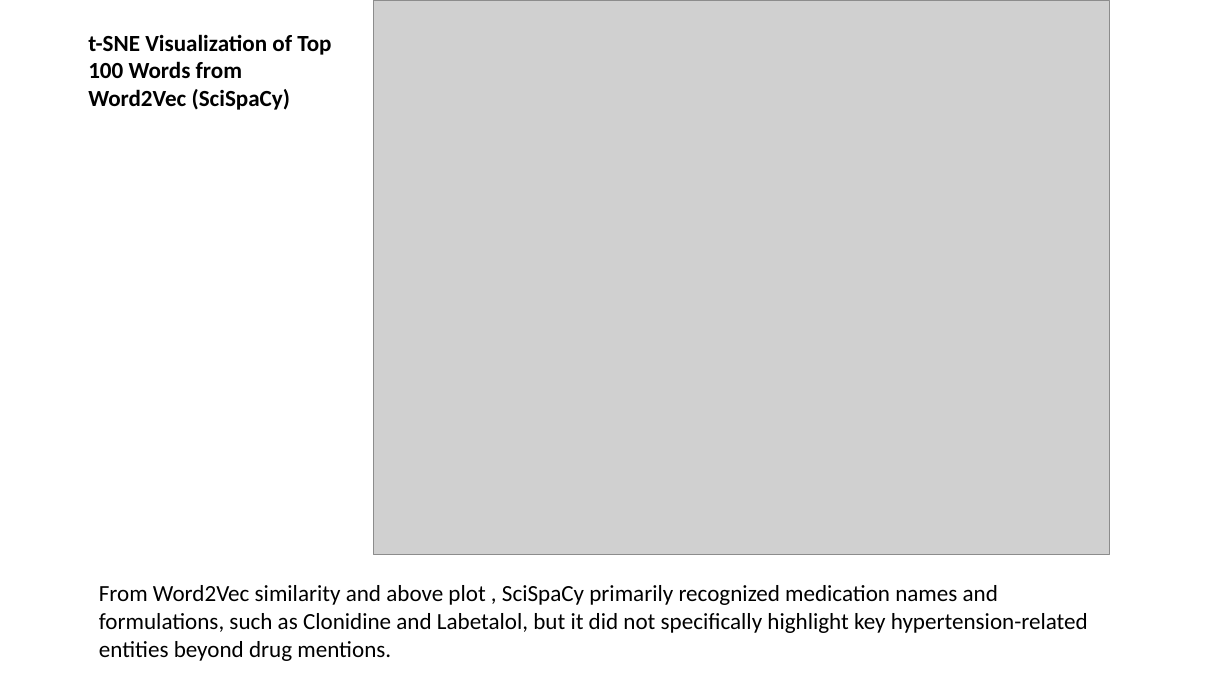
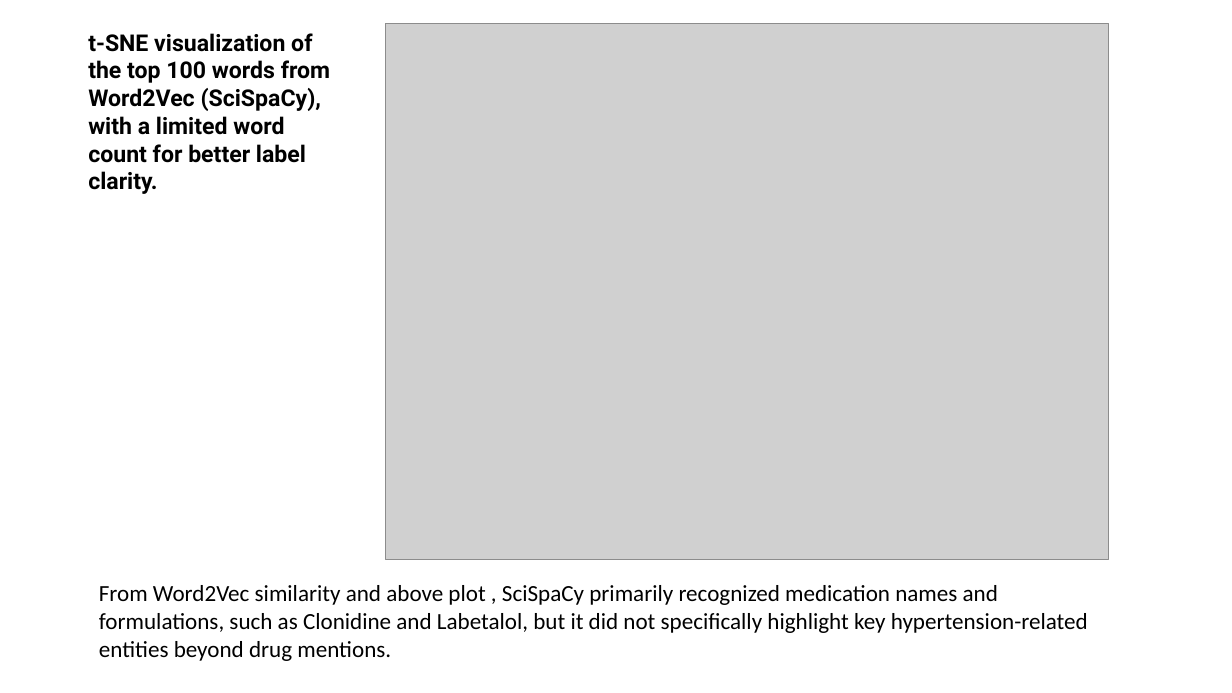
Before and after one commit to AnkitaSavaliya/AIH, a slide deck: slide 15 of MIMIC-III_NLP.pptx (slide 13 before the commit). Drawn at 1232x693 pixels with LibreOffice and Linux fonts; fonts in the diff are those of the drawing; grey boxes stand for pictures. Boxes give left, top, right and bottom in pixels: in the first picture for what was removed or moved away, otherwise in the second. Text is boxed around its words. In the diff, an @@ line names an element or a change of style, - is before the commit and + after.

```diff
--- a/MIMIC-III_NLP.pptx
+++ b/MIMIC-III_NLP.pptx
@@ picture resized from (x1=373, y1=0, x2=1109, y2=555) to (x1=386, y1=23, x2=1109, y2=559) @@
@@ text at (x1=88, y1=33, x2=330, y2=194): text changed; font Calibri to Roboto @@
-t-SNE Visualization of Top 100 Words from Word2Vec (SciSpaCy)
+t-SNE visualization of the top 100 words from Word2Vec (SciSpaCy), with a limited word count for better label clarity.
```
Also in this commit, not shown: 13 other slides changed, 7 slides added, 1 slide removed, 2 other files.
